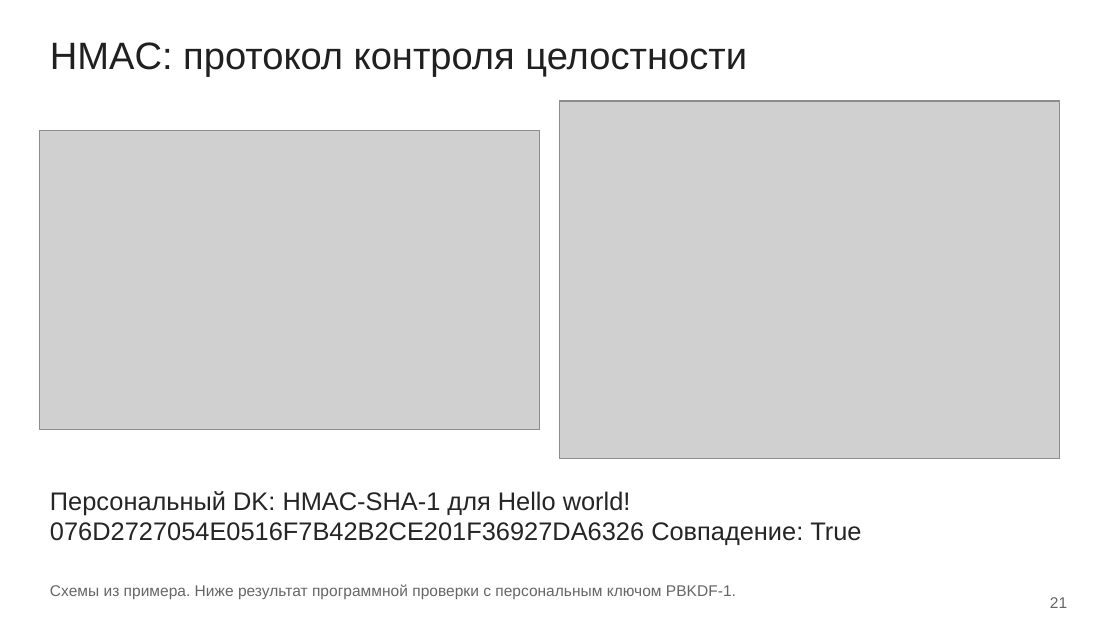
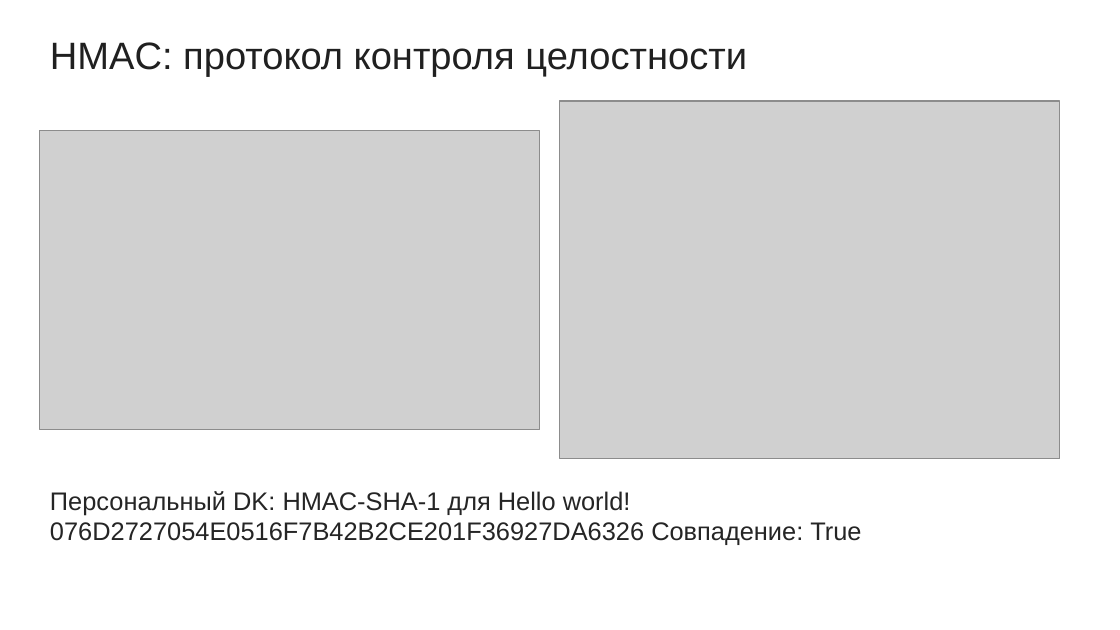
Before and after one commit to mikhailshceglov/sem7, a slide deck: slide 30 of crypto/lab4/Щеглов_3381_ЛР4.odp (slide 29 before the commit). Drawn at 1120x630 pixels with LibreOffice and Linux fonts; fonts in the diff are those of the drawing; grey boxes stand for pictures. Boxes give left, top, right and bottom in pixels: in the first picture for what was removed or moved away, otherwise in the second. Text is boxed around its words. In the diff, an @@ line names an element or a change of style, - is before the commit and + after.

```diff
--- a/crypto/lab4/Щеглов_3381_ЛР4.odp
+++ b/crypto/lab4/Щеглов_3381_ЛР4.odp
@@ text removed at (x1=50, y1=584, x2=736, y2=599) @@
-Схемы из примера. Ниже результат программной проверки с персональным ключом PBKDF-1.
@@ text removed at (x1=1050, y1=597, x2=1067, y2=608) @@
-21
```
Also in this commit, not shown: 20 other slides changed, 3 slides added, 2 slides removed, 6 other files.
